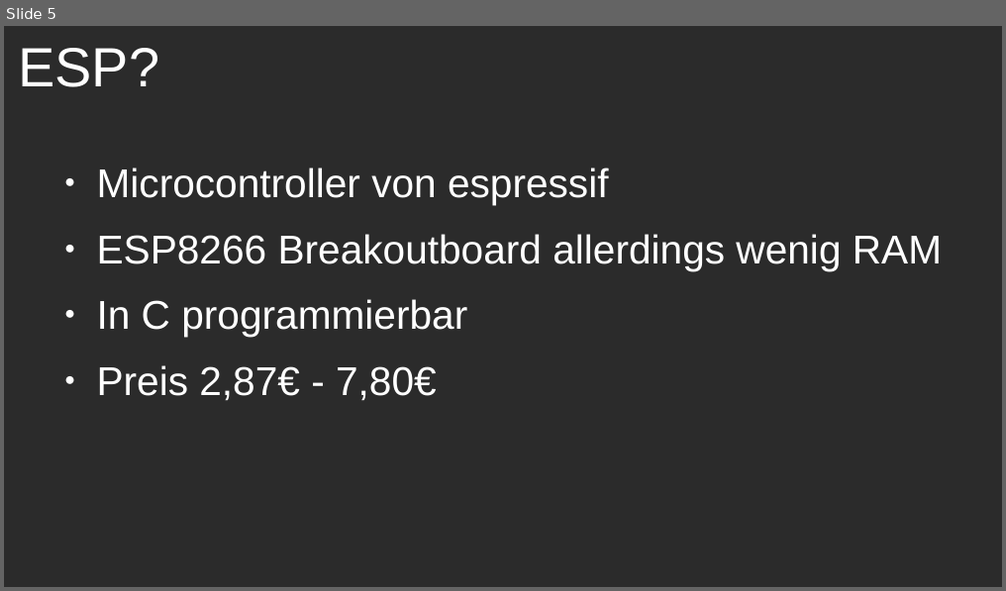
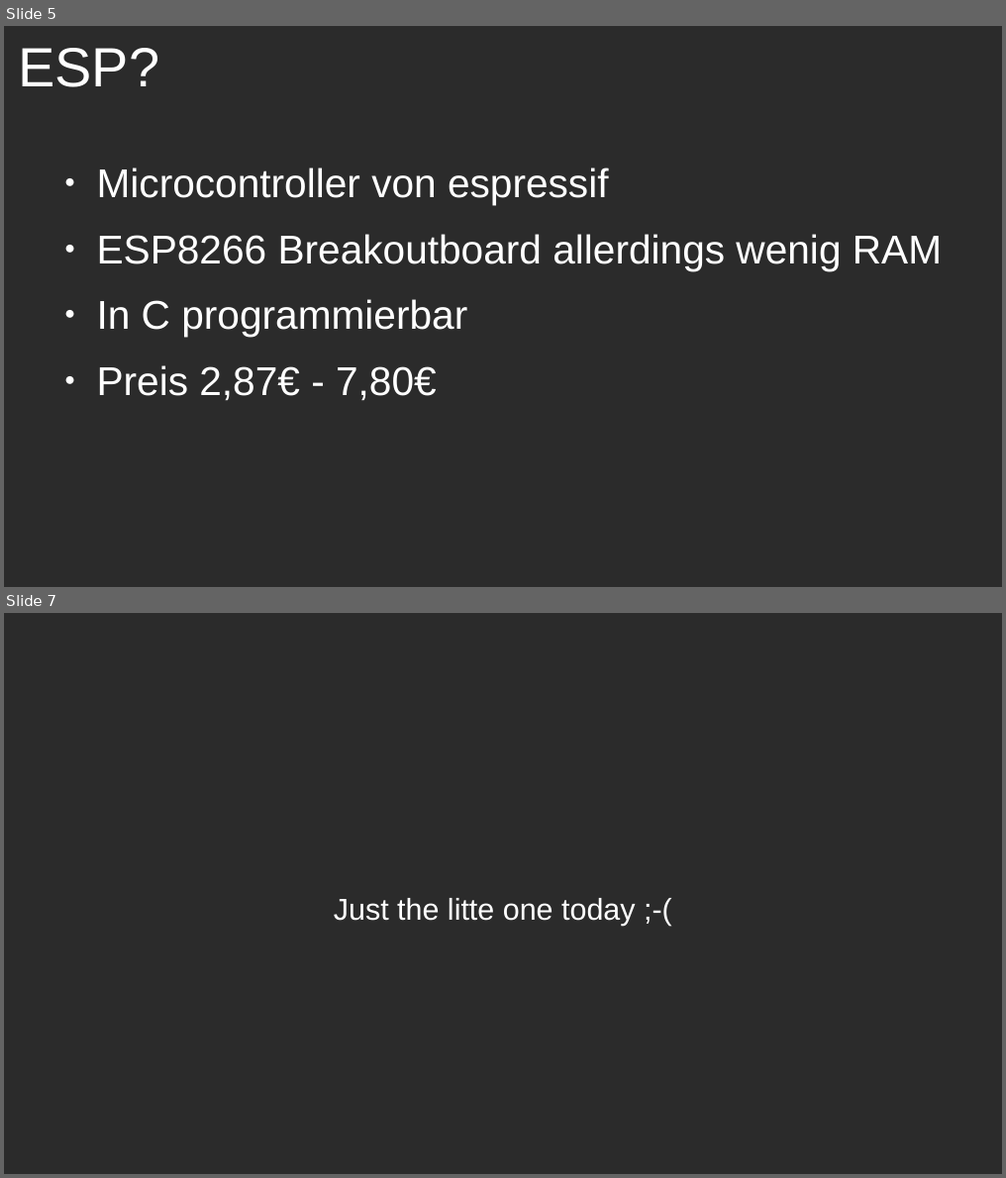
Before and after one commit to DrRetro/micropython-workshop, a slide deck: presentation/micropython-workshop.odp. Shown one above the other, each under a label of ours: slide 5 before the commit, slides 5 and 7 after it; the slides between them are not shown. The pictures are 1006x591 and 1006x1178 pixels, drawn with LibreOffice and Linux fonts; fonts in the diff are those of the drawing; background and template pictures are left out; a plain dark background stands for a picture behind light text. Boxes give left, top, right and bottom in pixels: in the first picture for what was removed or moved away, otherwise in the second. Text is boxed around its words. In the diff, an @@ line names an element or a change of style, - is before the commit and + after.

```diff
--- a/presentation/micropython-workshop.odp
+++ b/presentation/micropython-workshop.odp
@@ slide 7 added at box(4, 613, 1002, 1174), background picture (left out) @@
@@ text added at box(334, 898, 636, 926), 24 pt, text #FFFFFF @@
+Just the litte one today ;-(
```
Also in this commit, not shown: 1 slide changed, 3 other slides added.
